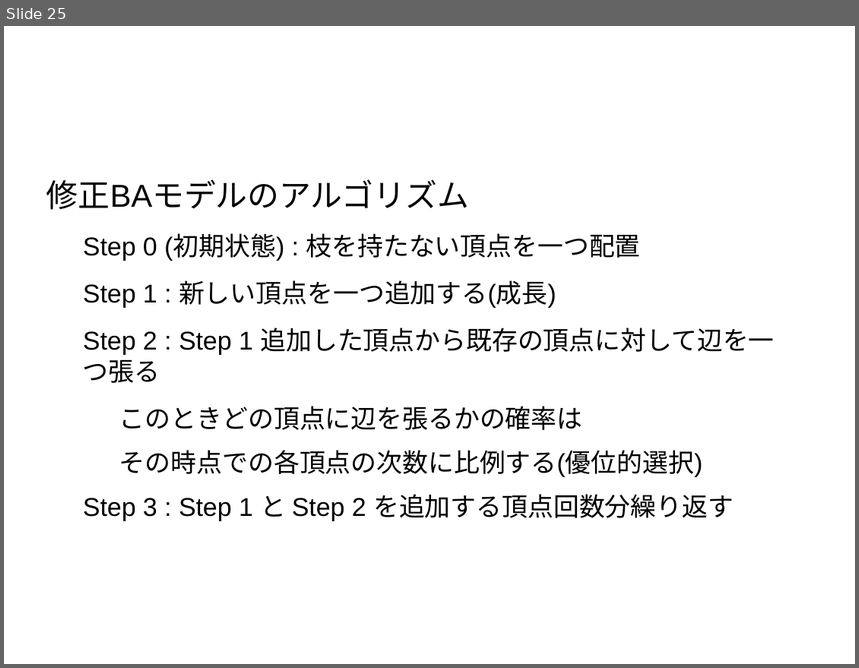
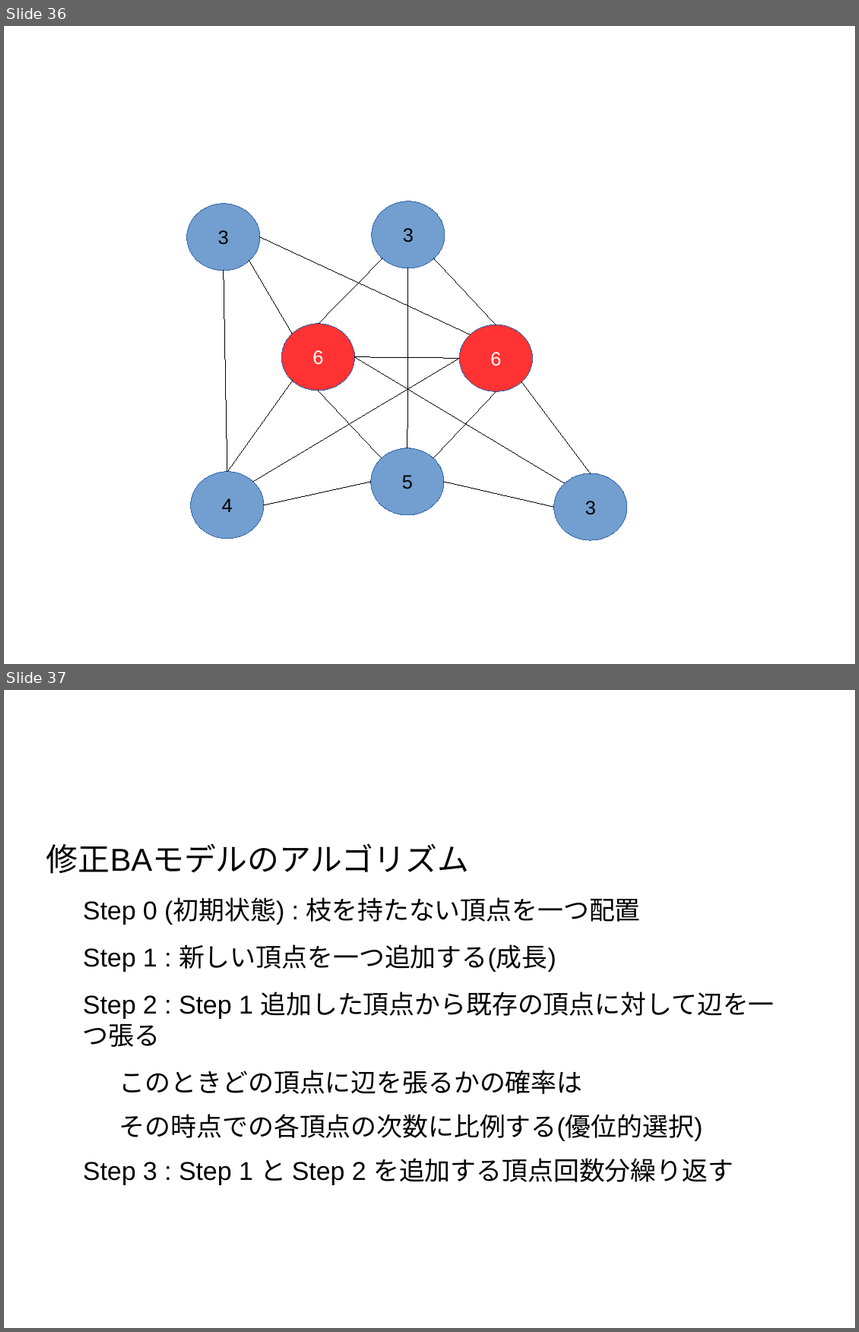
Before and after one commit to awesomest/NetWork_g-2015, a slide deck: 中間発表.odp. Shown one above the other, each under a label of ours: slide 25 before the commit, slides 36 and 37 after it. The pictures are 859x668 and 859x1332 pixels, drawn with LibreOffice and Linux fonts; fonts in the diff are those of the drawing; background and template pictures are left out. Boxes give left, top, right and bottom in pixels: in the first picture for what was removed or moved away, otherwise in the second. Text is boxed around its words. In the diff, an @@ line names an element or a change of style, - is before the commit and + after.

```diff
--- a/中間発表.odp
+++ b/中間発表.odp
@@ slide 36 added at (x1=4, y1=26, x2=855, y2=664), background #FFFFFF @@
@@ title added at (x1=47, y1=52, x2=648, y2=158), 47.6 pt, text #FFFFFF @@
+BAモデル
@@ ellipse added at (x1=187, y1=204, x2=260, y2=271), fill #729FCF, outline #3465AF 0 pt, 18 pt, text #000000 @@
+3
@@ ellipse added at (x1=372, y1=202, x2=445, y2=268), fill #729FCF, outline #3465AF 0 pt, 18 pt, text #000000 @@
+3
@@ line added from (260, 237) to (471, 335), #000000 0 pt @@
@@ line added from (224, 271) to (227, 471), #000000 0 pt @@
@@ line added from (249, 261) to (292, 334), #000000 0 pt @@
@@ line added from (319, 324) to (382, 259), #000000 0 pt @@
@@ line added from (408, 449) to (409, 268), #000000 0 pt @@
@@ line added from (434, 259) to (496, 325), #000000 0 pt @@
@@ ellipse added at (x1=281, y1=324, x2=354, y2=392), fill #FF3333, outline #3465AF 0 pt, 18 pt, text #FFFFFF @@
+6
@@ ellipse added at (x1=460, y1=325, x2=533, y2=392), fill #FF3333, outline #3465AF 0 pt, 18 pt, text #FFFFFF @@
+6
@@ line added from (253, 482) to (460, 358), #000000 0 pt @@
@@ line added from (354, 357) to (460, 358), #000000 0 pt @@
@@ line added from (565, 484) to (354, 357), #000000 0 pt @@
@@ line added from (227, 471) to (292, 380), #000000 0 pt @@
@@ line added from (591, 474) to (522, 382), #000000 0 pt @@
@@ line added from (382, 458) to (319, 391), #000000 0 pt @@
@@ line added from (433, 458) to (496, 392), #000000 0 pt @@
@@ ellipse added at (x1=371, y1=449, x2=444, y2=515), fill #729FCF, outline #3465AF 0 pt, 18 pt, text #000000 @@
+5
@@ ellipse added at (x1=191, y1=471, x2=265, y2=539), fill #729FCF, outline #3465AF 0 pt, 18 pt, text #000000 @@
+4
@@ ellipse added at (x1=554, y1=474, x2=627, y2=541), fill #729FCF, outline #3465AF 0 pt, 18 pt, text #000000 @@
+3
@@ line added from (265, 506) to (371, 482), #000000 0 pt @@
@@ line added from (554, 507) to (444, 482), #000000 0 pt @@
@@ what was slide 25 is now slide 37 @@
```
Also in this commit, not shown: 22 other slides added, 1 other file.
